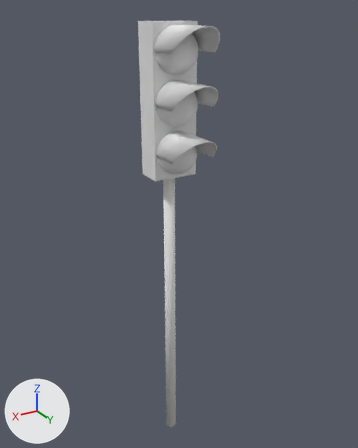
What one commit did to the FBX model Blender/FBX/Signs/Traffic_light_2.fbx.
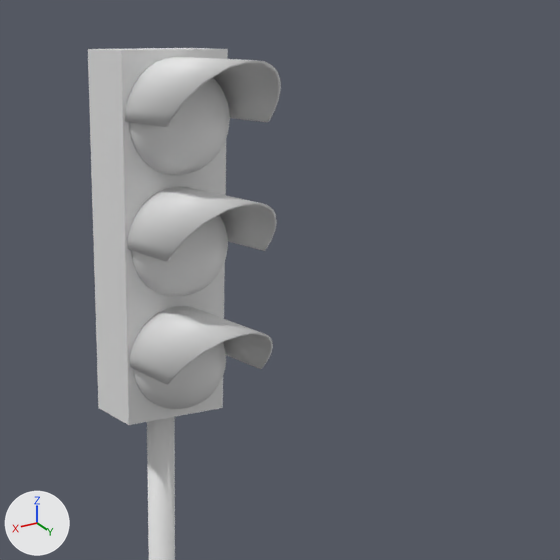
Old and new are each drawn whole from a camera (50 mm lens) standing at (1.78, 3.12, 0.6) and looking at (-0.05, 0.07, -0.93) and again close up on the part from 28% to 95% of the width and 0% to 53% of the height. The lights are fixed; the arrows at lower left show +X, +Y and +Z. Where no turn or scale is listed for an object, it has been applied to the vertices.
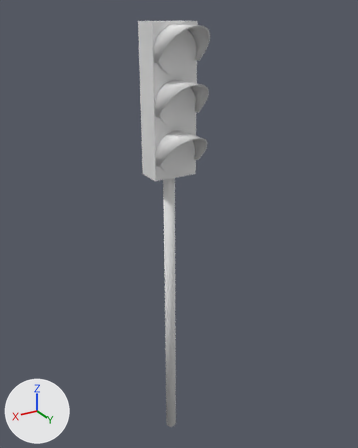
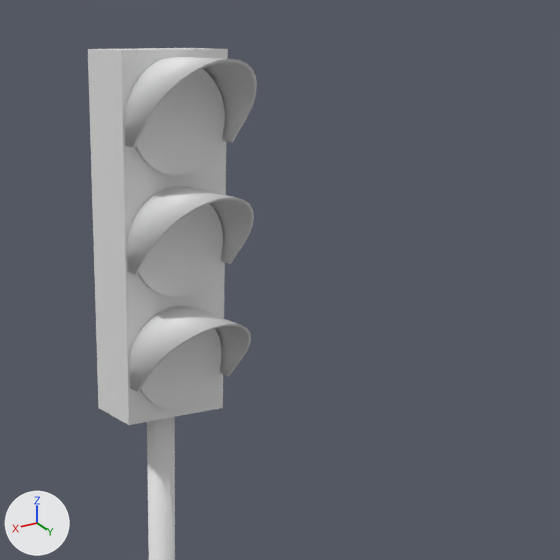
Location of each change, [x1, y1, x2, y2] in pixels of the close-ups (560 x 560 px):
'Plane.002', reshaped: before [88, 48, 281, 560]; after [88, 48, 257, 560]
part 1 of me_plane_007, rebuilt (15% narrower, 7% taller): before [130, 306, 273, 385]; after [129, 306, 251, 391]
part 2 of me_plane_007, rebuilt (15% narrower, 30% taller): before [125, 57, 281, 127]; after [125, 57, 257, 148]
part 3 of me_plane_007, rebuilt (15% narrower, 18% taller): before [127, 187, 277, 262]; after [127, 186, 254, 275]
part 4 of me_plane_007, cut back: before [129, 78, 230, 409]; after [135, 69, 225, 409]

What changed in the scene script:
```text
Change me_plane_007:
    used by ob_plane_002; location = (0.0, 0.092, -0.35)
    remove me_plane_007.from_pydata(...)  # 3499 vertices, 3213 faces; spans x -0.17..0.17, y -0.19..0.4, z -2.65..0.88
    add me_plane_007.from_pydata(...)  # 1036 vertices, 534 faces; spans x -0.17..0.17, y -0.19..0.29, z -2.65..0.88
    me_plane_007 part 1: the loose piece of 68 vertices spanning x -0.16..0.17, y -0.19..0.4, z 0.0..0.17 is rebuilt with 76 vertices and now spans x -0.16..0.17, y -0.1..0.29, z -0.07..0.17
    me_plane_007 part 2: the loose piece of 68 vertices spanning x -0.16..0.17, y -0.19..0.4, z 0.7..0.87 is rebuilt with 76 vertices and now spans x -0.16..0.17, y -0.1..0.29, z 0.63..0.87
    me_plane_007 part 3: the loose piece of 68 vertices spanning x -0.16..0.17, y -0.19..0.4, z 0.35..0.52 is rebuilt with 76 vertices and now spans x -0.16..0.17, y -0.1..0.29, z 0.28..0.52
    me_plane_007 part 4: 63 vertices moved within x -0.15..0.15, y 0.01..0.03, z -0.15..0.85; 2901 vertices removed from x -0.15..0.15, y 0.01..0.16, z -0.15..0.85; 414 vertices added at x -0.15..0.15, y 0.01..0.03, z -0.15..0.85
```
